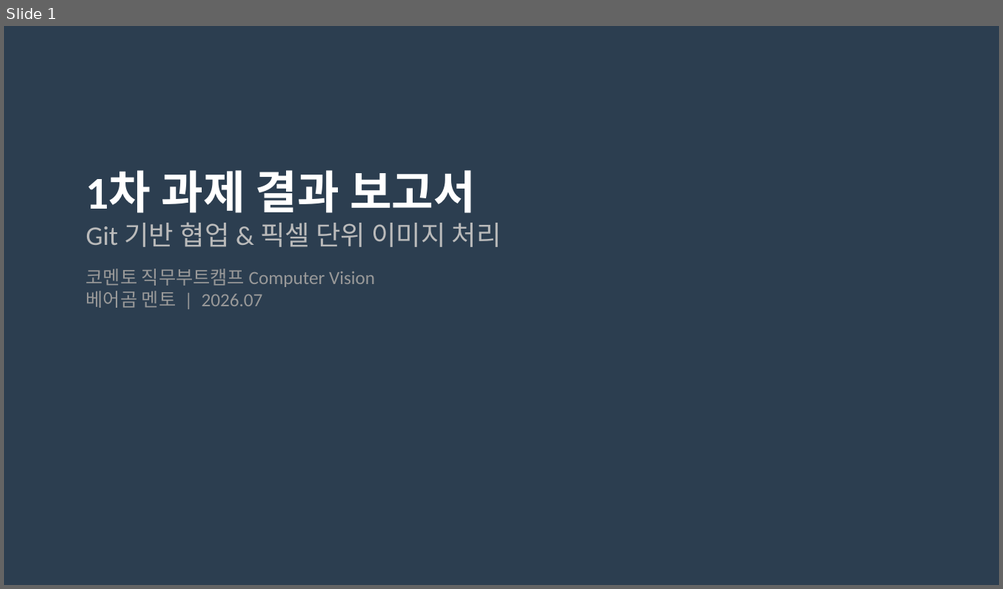
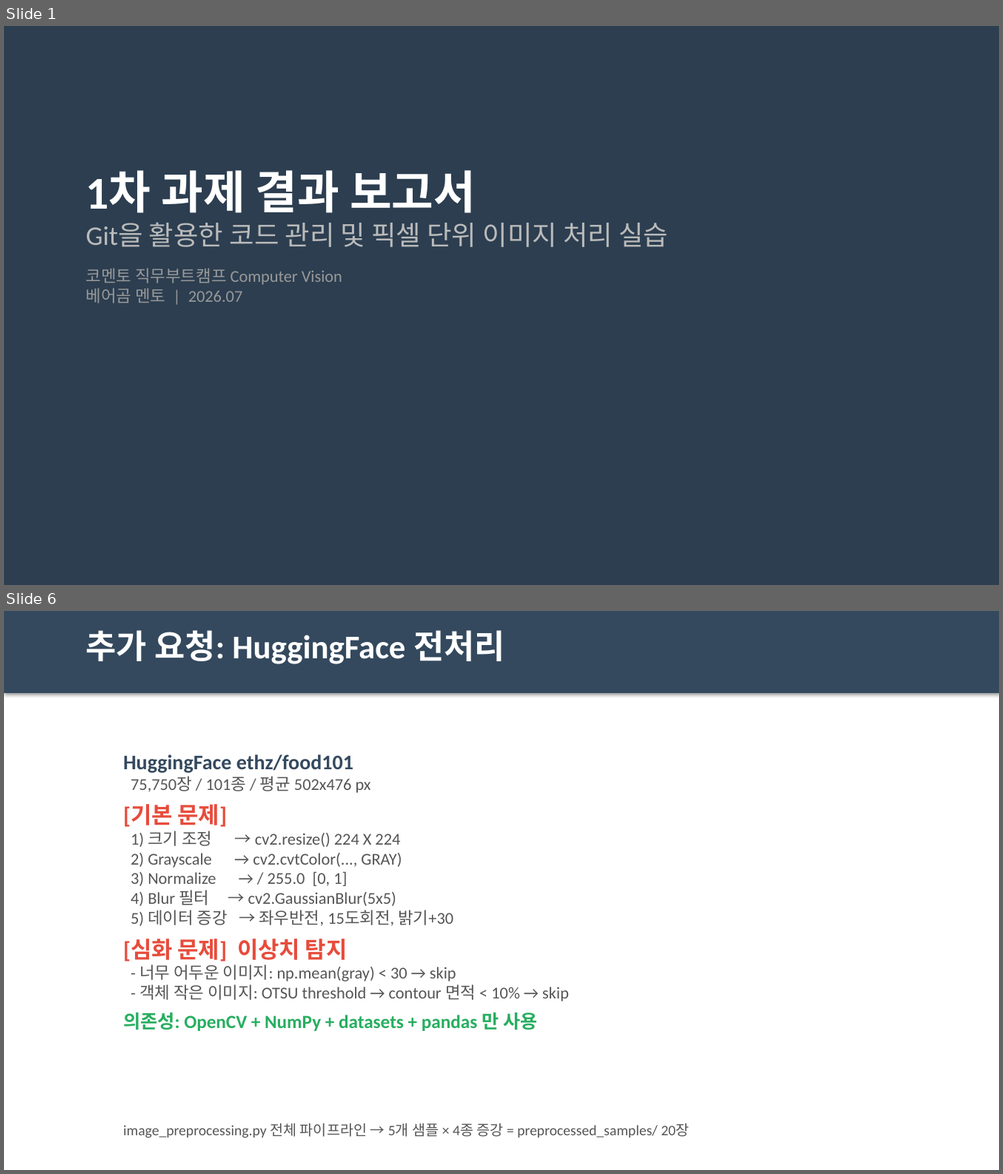
Before and after one commit to jsm0308/Bootcamp-CV, a slide deck: presentation.pptx. Shown one above the other, each under a label of ours: slide 1 before the commit, slides 1 and 6 after it; the slides between them are not shown. The pictures are 1003x589 and 1003x1174 pixels, drawn with LibreOffice and Linux fonts; fonts in the diff are those of the drawing. Boxes give left, top, right and bottom in pixels: in the first picture for what was removed or moved away, otherwise in the second. Text is boxed around its words. In the diff, an @@ line names an element or a change of style, - is before the commit and + after.

```diff
--- a/presentation.pptx
+++ b/presentation.pptx
@@ slide 6 added at (x1=4, y1=611, x2=999, y2=1170), background #FFFFFF @@
@@ rectangle added at (x1=4, y1=611, x2=999, y2=693), fill #34495E @@
@@ text added at (x1=86, y1=630, x2=505, y2=664), 32 pt, text #FFFFFF, bold @@
+추가 요청: HuggingFace 전처리
@@ text added at (x1=123, y1=755, x2=569, y2=1031), 16 pt, text #555555 @@
+HuggingFace ethz/food101
+75,750장 / 101종 / 평균 502x476 px
+[기본 문제]
+1) 크기 조정 → cv2.resize() 224 X 224
+2) Grayscale → cv2.cvtColor(..., GRAY)
+3) Normalize → / 255.0 [0, 1]
+4) Blur 필터 → cv2.GaussianBlur(5x5)
+5) 데이터 증강 → 좌우반전, 15도회전, 밝기+30
+[심화 문제] 이상치 탐지
+- 너무 어두운 이미지: np.mean(gray) < 30 → skip
+- 객체 작은 이미지: OTSU threshold → contour 면적 < 10% → skip
+의존성: OpenCV + NumPy + datasets + pandas 만 사용
@@ text added at (x1=123, y1=1124, x2=689, y2=1139), 14 pt, text #555555 @@
+image_preprocessing.py 전체 파이프라인 → 5개 샘플 × 4종 증강 = preprocessed_samples/ 20장
@@ slide 1 changed as well @@
@@ text at (x1=86, y1=222, x2=668, y2=247): text changed @@
-Git 기반 협업 & 픽셀 단위 이미지 처리
+Git을 활용한 코드 관리 및 픽셀 단위 이미지 처리 실습
@@ text at (x1=86, y1=268, x2=342, y2=304): size 18 to 16 pt in "코멘토 직무부트캠프 Computer Vision", "베어곰 멘토 | 2026.07" @@
```
Also in this commit, not shown: 1 other slide changed, 6 other slides added, 14 slides removed, 6 other files.
